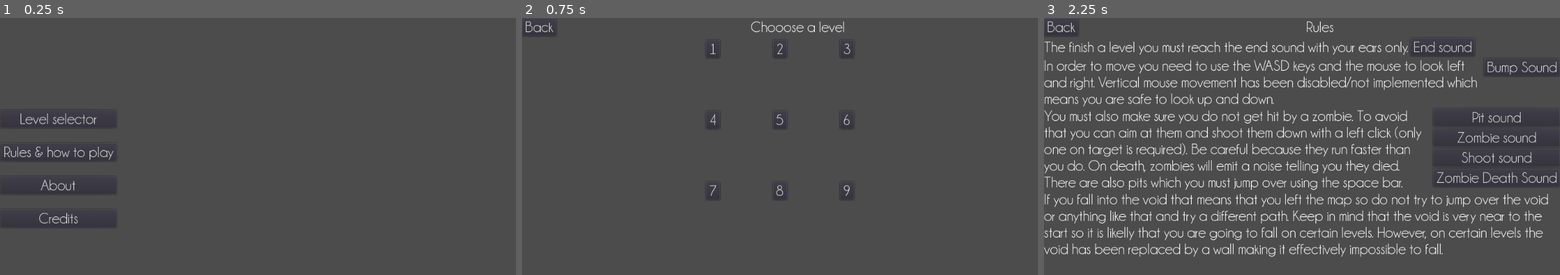
Above: before the commit, frames 1-3 (left to right).
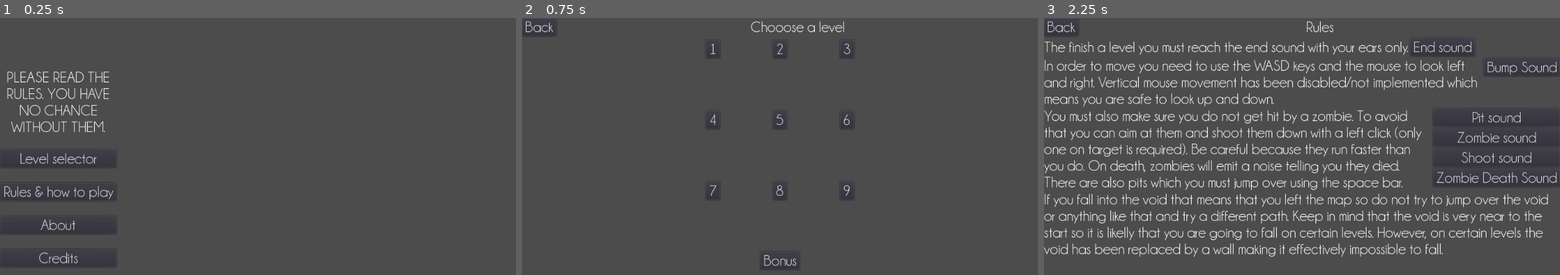
Above: after the commit, the same moments.

Repository: NilsIrl/Blindspot
Game: Godot game, scene res://menus/MainMenu.tscn
Same seed, same stepped clock (60 frames per second), same inputs: the game is played once before the commit and once after it. Sound files missing from this copy of the repository are replaced by a short silence.
Inputs:
- Up to frame 1 (0.25 s): no input
- Up to frame 2 (0.75 s): click "Level selector" at 0.5 s
- Up to frame 3 (2.25 s): click "Back" at 1.25 s; click "Rules & how to play" at 2 s

The runs differ from the first frame. In frame 1, 2.3% of the frame differs, in the area x 0-22%, y 20-97%; in frame 2, 0.1%; in frame 3, nothing differs.

Commit message:
Add a title. Change tooltip. Add 1 level button

Diff:
--- a/menus/LevelSelector.tscn
+++ b/menus/LevelSelector.tscn
@@ -18,7 +18,7 @@
 margin_left = 365.0
 margin_top = 44.0
 margin_right = 659.0
-margin_bottom = 600.0
+margin_bottom = 362.0
 size_flags_horizontal = 4
 size_flags_vertical = 3
 custom_constants/vseparation = 105
@@ -61,7 +61,7 @@
 margin_top = 141.0
 margin_right = 161.0
 margin_bottom = 177.0
-hint_tooltip = "Your first maze without any dangers."
+hint_tooltip = "Your first maze."
 custom_fonts/font = ExtResource( 3 )
 text = "5"
 
@@ -70,7 +70,7 @@
 margin_top = 141.0
 margin_right = 294.0
 margin_bottom = 177.0
-hint_tooltip = "A maze with dangers."
+hint_tooltip = "Like level five except that you will encounter some enemies and pits."
 custom_fonts/font = ExtResource( 3 )
 text = "6"
 
@@ -87,7 +87,7 @@
 margin_top = 282.0
 margin_right = 161.0
 margin_bottom = 318.0
-hint_tooltip = "A maze with dangers."
+hint_tooltip = "Like level seven except that you will encounter some enemies and pits."
 custom_fonts/font = ExtResource( 3 )
 text = "8"
 
@@ -100,6 +100,17 @@
 custom_fonts/font = ExtResource( 3 )
 text = "9"
 
+[node name="Bonus" type="Button" parent="Layout"]
+margin_left = 473.0
+margin_top = 465.0
+margin_right = 551.0
+margin_bottom = 501.0
+hint_tooltip = "Because of how hard level nine was it was decided to add this level which is level nine without any dangers. Just the maze."
+size_flags_horizontal = 4
+size_flags_vertical = 6
+custom_fonts/font = ExtResource( 3 )
+text = "Bonus"
+
 [connection signal="pressed" from="Layout/GridContainer/Button1" to="." method="_on_Button_pressed" binds= [ 1 ]]
 [connection signal="pressed" from="Layout/GridContainer/Button2" to="." method="_on_Button_pressed" binds= [ 2 ]]
 [connection signal="pressed" from="Layout/GridContainer/Button3" to="." method="_on_Button_pressed" binds= [ 3 ]]
@@ -108,6 +119,7 @@
 [connection signal="pressed" from="Layout/GridContainer/Button6" to="." method="_on_Button_pressed" binds= [ 6 ]]
 [connection signal="pressed" from="Layout/GridContainer/Button7" to="." method="_on_Button_pressed" binds= [ 7 ]]
 [connection signal="pressed" from="Layout/GridContainer/Button8" to="." method="_on_Button_pressed" binds= [ 8 ]]
-[connection signal="pressed" from="Layout/GridContainer/Button9" to="." method="_on_Button_pressed" binds= [ 9 ]]
+[connection signal="pressed" from="Layout/GridContainer/Button9" to="." method="_on_Button_pressed" binds= [ 10 ]]
+[connection signal="pressed" from="Layout/Bonus" to="." method="_on_Button_pressed" binds= [ 9 ]]
 
 [editable path="Layout"]
--- a/menus/MainMenu.tscn
+++ b/menus/MainMenu.tscn
@@ -1,7 +1,15 @@
-[gd_scene load_steps=3 format=2]
+[gd_scene load_steps=5 format=2]
 
 [ext_resource path="res://menus/MainMenu.gd" type="Script" id=1]
 [ext_resource path="res://assets/fonts/champagne_limousines/Champagne & Limousines.tres" type="DynamicFont" id=2]
+[ext_resource path="res://assets/fonts/Rotterdalle.ttf" type="DynamicFontData" id=3]
+
+[sub_resource type="DynamicFont" id=1]
+size = 196
+outline_size = 2
+outline_color = Color( 0, 0, 0, 1 )
+use_filter = true
+font_data = ExtResource( 3 )
 
 [node name="MainMenu" type="Node"]
 script = ExtResource( 1 )
@@ -18,33 +26,56 @@
 custom_constants/separation = 30
 alignment = 1
 
+[node name="Label" type="Label" parent="HBoxContainer/VBoxContainer"]
+margin_top = 103.0
+margin_right = 230.0
+margin_bottom = 232.0
+grow_horizontal = 2
+grow_vertical = 0
+custom_fonts/font = ExtResource( 2 )
+text = "PLEASE READ THE RULES. YOU HAVE NO CHANCE WITHOUT THEM."
+align = 1
+valign = 1
+autowrap = true
+
 [node name="Button" type="Button" parent="HBoxContainer/VBoxContainer"]
-margin_top = 183.0
+margin_top = 262.0
 margin_right = 230.0
-margin_bottom = 219.0
+margin_bottom = 298.0
 custom_fonts/font = ExtResource( 2 )
 text = "Level selector"
 
 [node name="Button3" type="Button" parent="HBoxContainer/VBoxContainer"]
-margin_top = 249.0
+margin_top = 328.0
 margin_right = 230.0
-margin_bottom = 285.0
+margin_bottom = 364.0
 custom_fonts/font = ExtResource( 2 )
 text = "Rules & how to play"
 
 [node name="Button2" type="Button" parent="HBoxContainer/VBoxContainer"]
-margin_top = 315.0
+margin_top = 394.0
 margin_right = 230.0
-margin_bottom = 351.0
+margin_bottom = 430.0
 custom_fonts/font = ExtResource( 2 )
 text = "About"
 
 [node name="Button4" type="Button" parent="HBoxContainer/VBoxContainer"]
-margin_top = 381.0
+margin_top = 460.0
 margin_right = 230.0
-margin_bottom = 417.0
+margin_bottom = 496.0
 custom_fonts/font = ExtResource( 2 )
 text = "Credits"
+
+[node name="Label" type="Label" parent="HBoxContainer"]
+margin_left = 234.0
+margin_right = 1024.0
+margin_bottom = 600.0
+size_flags_horizontal = 3
+size_flags_vertical = 1
+custom_fonts/font = SubResource( 1 )
+text = "Blindspot"
+align = 1
+valign = 1
 
 [connection signal="pressed" from="HBoxContainer/VBoxContainer/Button" to="." method="_on_Button_pressed" binds= [ "LevelSelector" ]]
 [connection signal="pressed" from="HBoxContainer/VBoxContainer/Button3" to="." method="_on_Button_pressed" binds= [ "Rules" ]]
